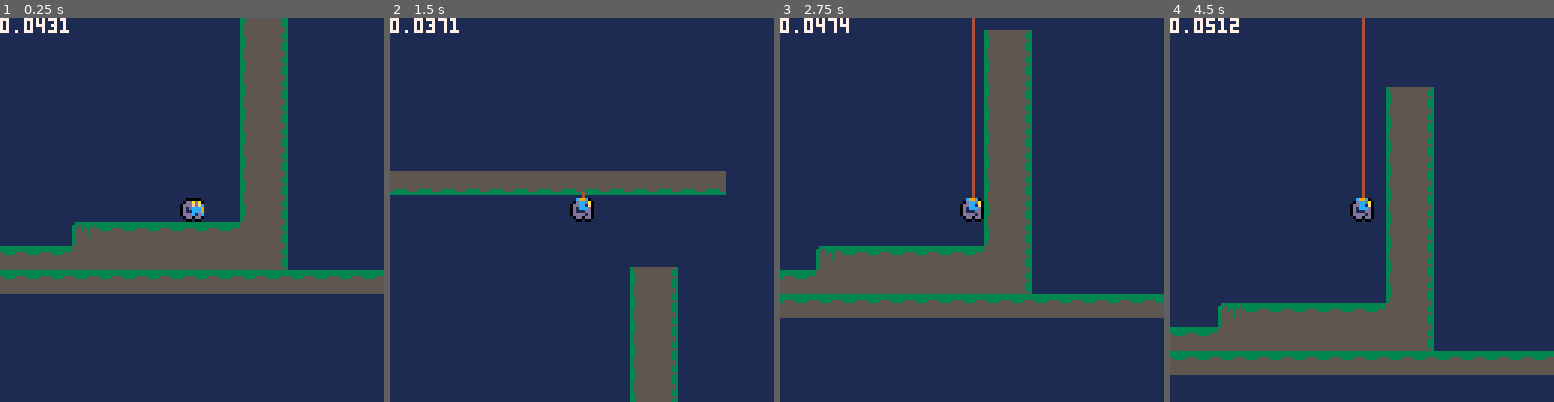
Above: before the commit, frames 1-4 (left to right).
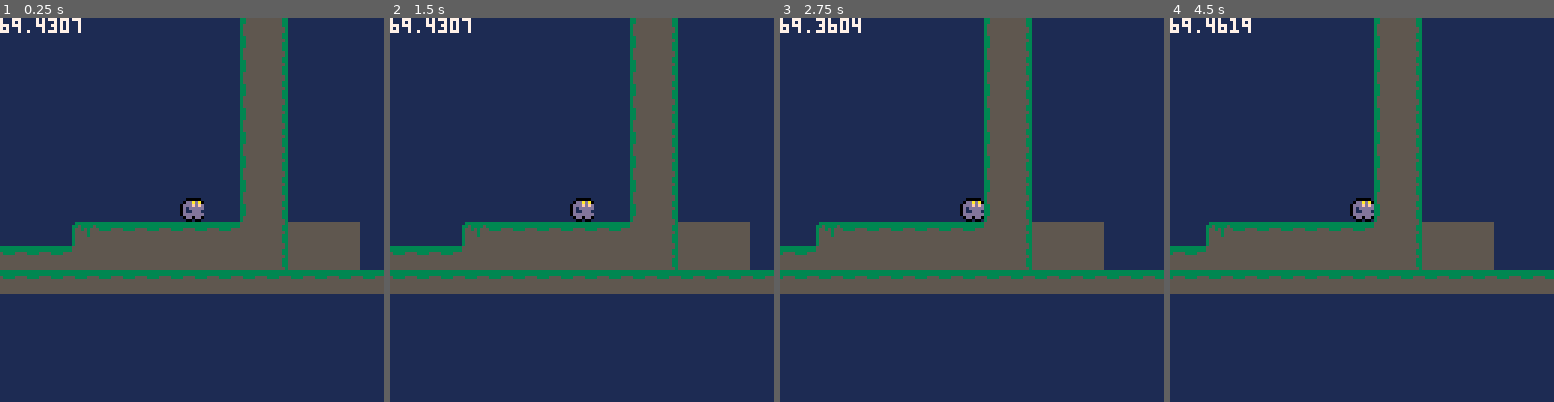
Above: after the commit, the same moments.

Repository: m-r-hunt/Pico-8-Carts
Game: PICO-8 cartridge gdp.p8
The game is run twice, just before and just after one commit, with the same random seed, the same clock (stepped at 60 frames per second) and the same inputs.
Inputs:
- Up to frame 1 (0.25 s): no input
- Up to frame 2 (1.5 s): tap O (Z key) at 0.7 s
- Up to frame 3 (2.75 s): hold Right 1.6-2.1 s; tap O (Z key) at 1.7, 2.1, 2.5 s; hold Right from 2.47 s (still down)
- Up to frame 4 (4.5 s): tap O (Z key) every 0.4 s from 2.9 to 4.1 s; release Right at 3.03 s; hold Left 3.08-3.58 s; hold Right from 4.02 s (still down)

The runs differ from the first frame. In frame 1, 2.7% of the frame differs, in the area x 0-94%, y 0-66%; in frame 2, 31%; in frame 3, 17%; in frame 4, 35%, in the area x 0-100%, y 0-93%.

Commit message:
Make powerups work

Diff:
--- a/gdp.lua
+++ b/gdp.lua
@@ -115,7 +115,7 @@
 function _draw()
 	cls(1)
 	root:draw()
-	print(stat(1),0,0,7)
+	print(stat(0),0,0,7)
 end
 
 --physics
@@ -236,7 +236,7 @@
 function kinematicbody:collide(c)
 end
 
-faller=kinematicbody:new{position=vec2(100,50),direction=vec2(0,1),state="walking",can_grapple=true}
+faller=kinematicbody:new{position=vec2(100,50),direction=vec2(0,1),state="walking",can_grapple=false}
 function faller:updatecb()
 	self[self.state](self)
 end
@@ -250,12 +250,14 @@
 	return vec2(pos.x,ty*8+7)
 end
 
+grapple_acquired=false
+
 function faller:walking()
 	self.direction.x=0
 	if btn(4) and self.can_grapple then
 		self.state="grappling"
 		self.grapple_target=find_target(self.global_position)
-		self.children[1].s=34
+		self.children[1].s=50
 		self.can_grapple=false
 	else
 		self.direction+=vec2(0,0.5)
@@ -273,7 +275,7 @@
 			self.direction=vec2(0,0)
 		end
 		if hit and hit_normal.y<0 then
-			self.can_grapple=true
+			self.can_grapple=grapple_acquired
 		end
 	end
 end
@@ -296,7 +298,7 @@
 	local hit,hit_normal=self:move(new_pos)
 	if hit and hit_normal.y>0 then
 		self.state="walking"
-		self.children[1].s=33
+		self.children[1].s=49
 	end
 	if hit and hit_normal.y<0 then
 		self.direction.y=0
@@ -384,8 +386,21 @@
 end
 
 powerup=kinematicbody:new()
+function powerup:updatecb()
+	if grapple_acquired then
+		self.parent:remove_child(self)
+	end
+end
 function powerup:collide()
-	self.parent:remove_child(self)
+	grapple_acquired=true
+end
+
+remove_if_offscreen=node:new()
+function remove_if_offscreen:updatecb()
+	if self.global_position.x<camera_pos.x-8 or self.global_position.x>camera_pos.x+136 or
+	   self.global_position.y<camera_pos.y-8 or self.global_position.y>camera_pos.y+136 then
+		self.parent.parent:remove_child(self.parent)
+	end
 end
 
 block=kinematicbody:new{position=vec2(100,30)}
@@ -429,6 +444,7 @@
 hook_powerup_scene=scene{
 	powerup,
 	{sprite,s=20},
+	{remove_if_offscreen},
 }
 
 tile_spawn_scenes={
Not shown, changed: 18 lines of the sprite sheet (__gfx__) section of gdp.p8
